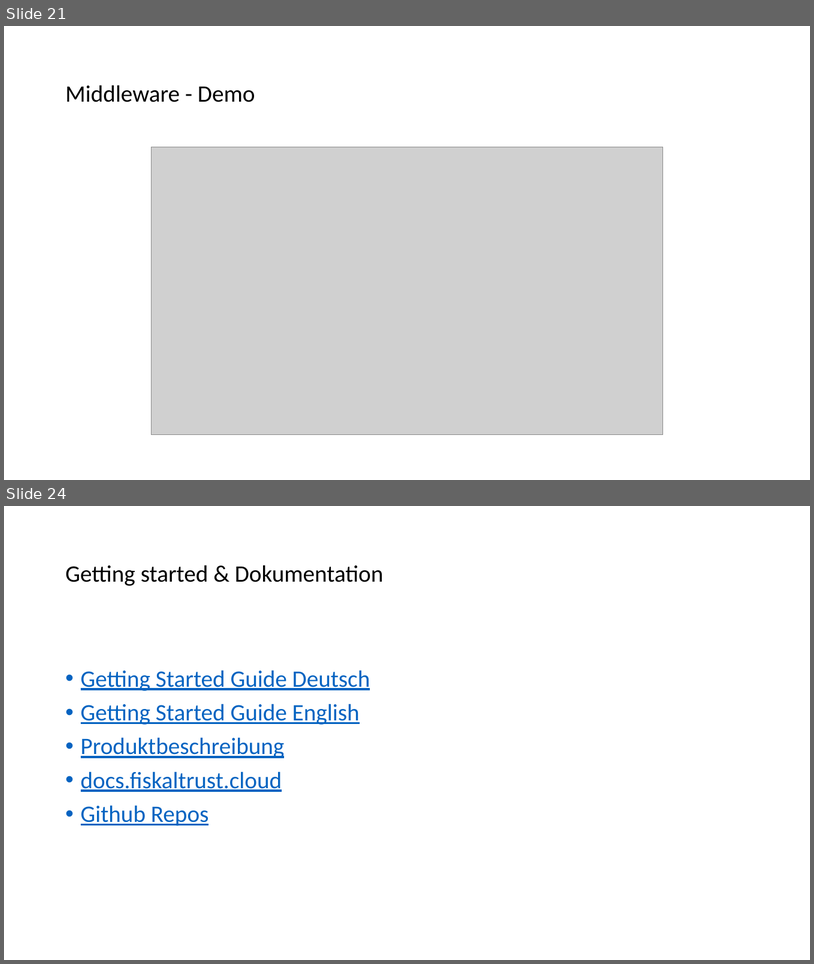
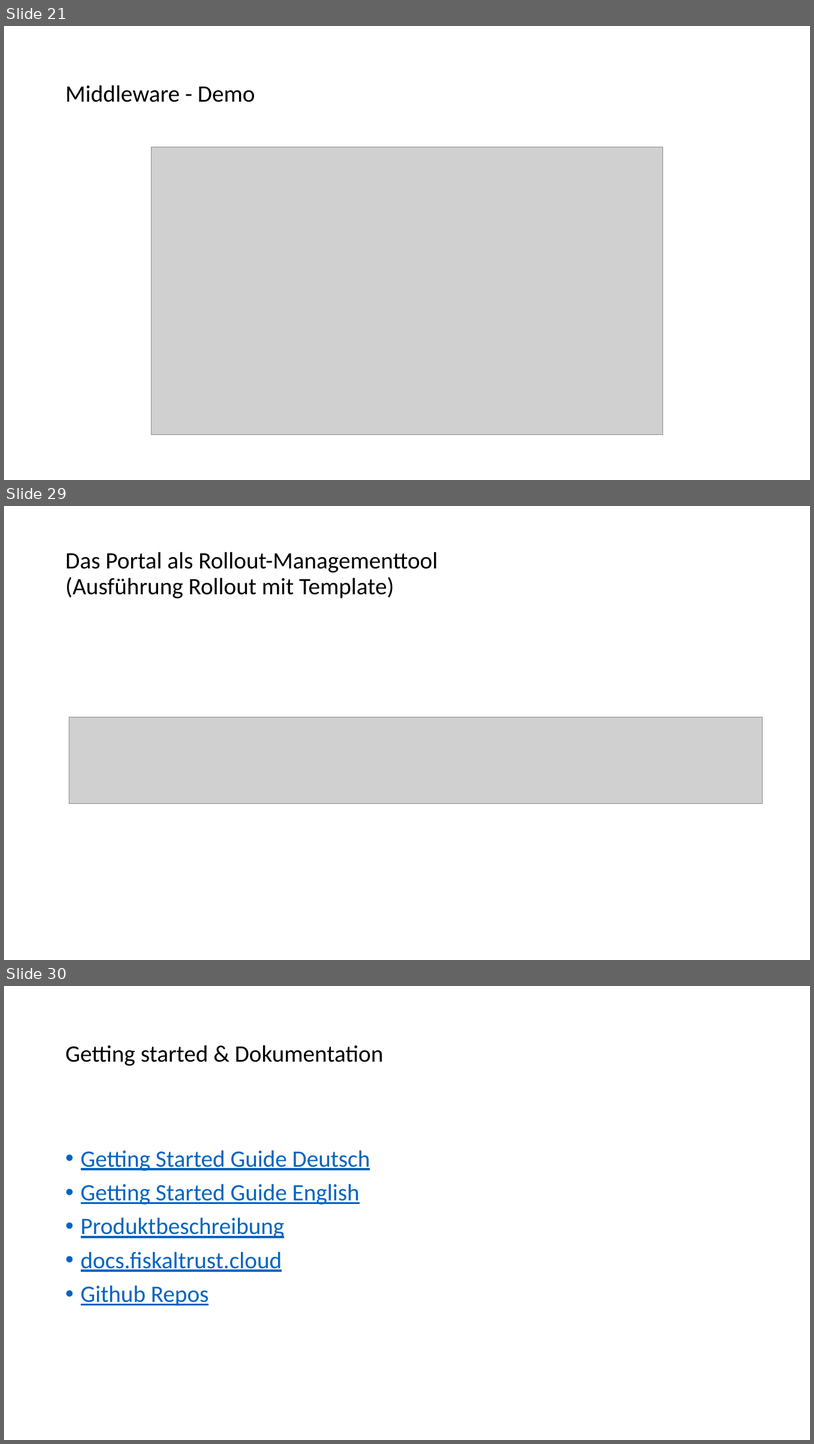
Before and after one commit to fiskaltrust/productdescription-de-doc, a slide deck: for-poscreators/presentation/onboarding_de.pptx. Shown one above the other, each under a label of ours: slides 21 and 24 before the commit, slides 21, 29 and 30 after it; the slides between them are not shown. The pictures are 814x964 and 814x1444 pixels, drawn with LibreOffice and Linux fonts; fonts in the diff are those of the drawing; grey boxes stand for pictures. Boxes give left, top, right and bottom in pixels: in the first picture for what was removed or moved away, otherwise in the second. Text is boxed around its words. In the diff, an @@ line names an element or a change of style, - is before the commit and + after.

```diff
--- a/for-poscreators/presentation/onboarding_de.pptx
+++ b/for-poscreators/presentation/onboarding_de.pptx
@@ slide 29 added at [4, 506, 810, 960], background #FFFFFF @@
@@ title added at [65, 552, 438, 598], 28 pt, text #000000 @@
+Das Portal als Rollout-Managementtool
+(Ausführung Rollout mit Template)
@@ picture added at [69, 717, 763, 804] @@
@@ what was slide 24 is now slide 30 @@
```
Also in this commit, not shown: 9 slides changed, 6 other slides added, 1 slide removed, 6 other files.
